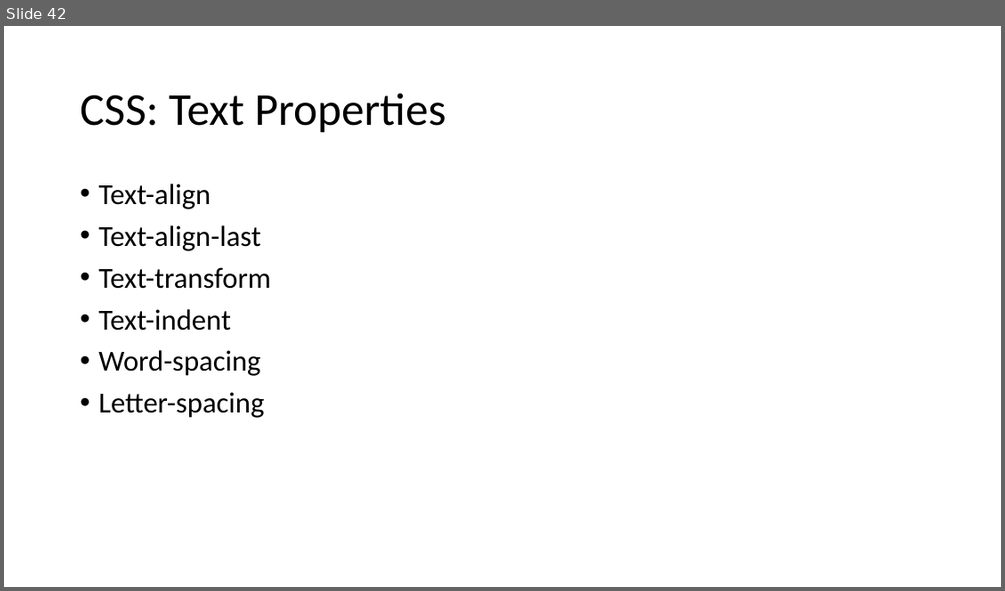
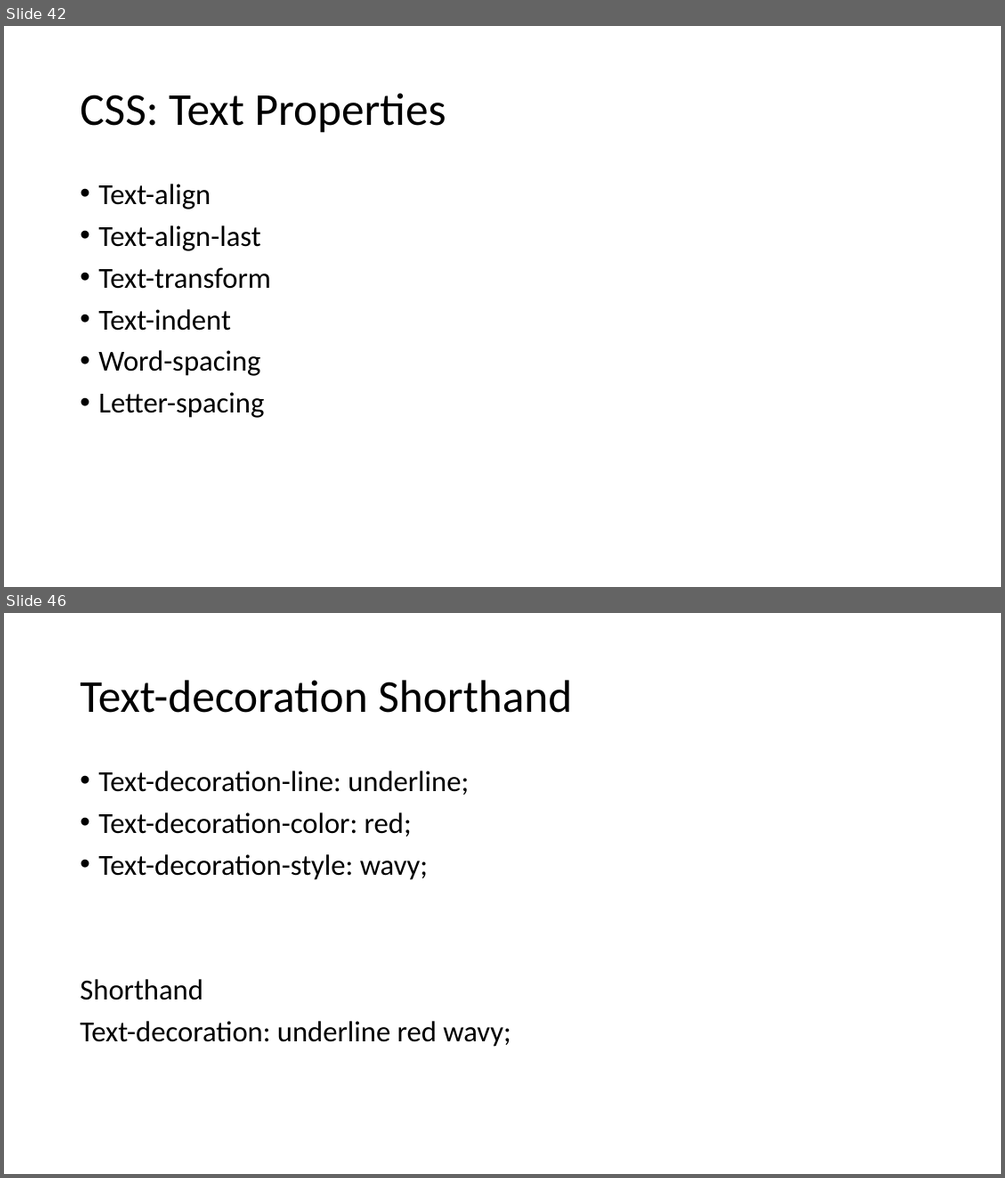
Before and after one commit to PiyushChaturvedii/Batch04, a slide deck: CSS.pptx. Shown one above the other, each under a label of ours: slide 42 before the commit, slides 42 and 46 after it; the slides between them are not shown. The pictures are 1005x591 and 1005x1178 pixels, drawn with LibreOffice and Linux fonts; fonts in the diff are those of the drawing. Boxes give left, top, right and bottom in pixels: in the first picture for what was removed or moved away, otherwise in the second. Text is boxed around its words. In the diff, an @@ line names an element or a change of style, - is before the commit and + after.

```diff
--- a/CSS.pptx
+++ b/CSS.pptx
@@ slide 46 added at (4,613,1001,1174), background #FFFFFF @@
@@ title added at (80,680,572,713), 44 pt, text #000000 @@
+Text-decoration Shorthand
@@ text added at (80,771,510,1046), 28 pt, text #000000 @@
+• Text-decoration-line: underline;
+• Text-decoration-color: red;
+• Text-decoration-style: wavy;
+Shorthand
+Text-decoration: underline red wavy;
```
Also in this commit, not shown: 9 other slides added, 4 other files.
